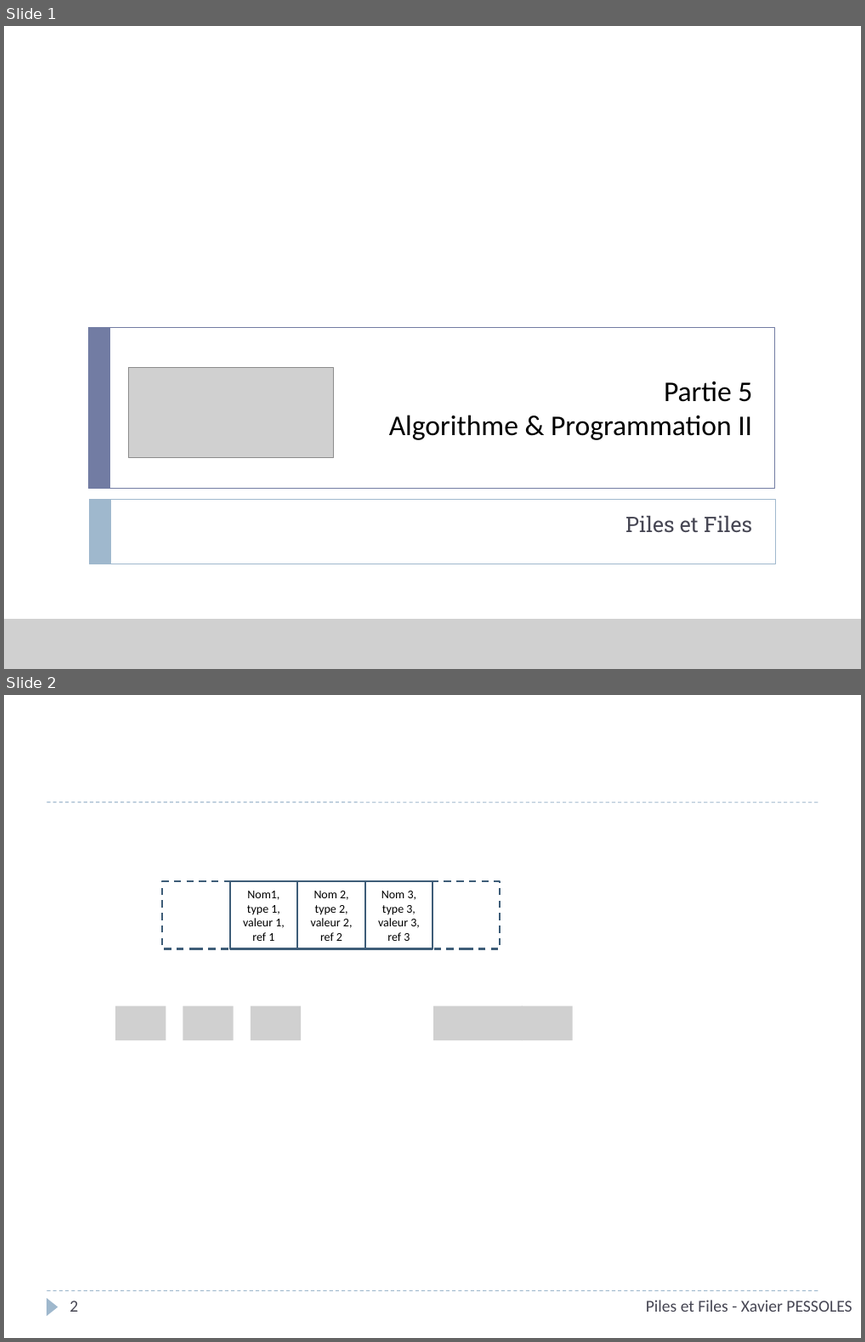
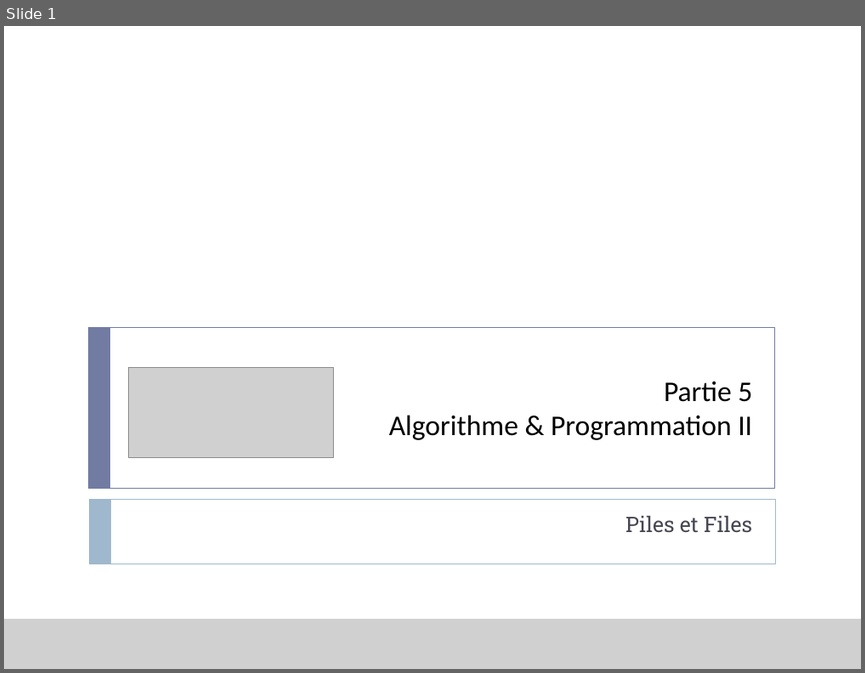
Before and after one commit to xpessoles/Informatique, a slide deck: P_05_AlgorithmiqueProgrammation/02_Piles/P_05_02_Piles_Cours_PPT.pptx. Shown one above the other, each under a label of ours: slides 1 and 2 before the commit, slide 1 after it. The pictures are 865x1342 and 865x673 pixels, drawn with LibreOffice and Linux fonts; fonts in the diff are those of the drawing; grey boxes stand for pictures; background and template pictures are left out. Boxes give left, top, right and bottom in pixels: in the first picture for what was removed or moved away, otherwise in the second. Text is boxed around its words. In the diff, an @@ line names an element or a change of style, - is before the commit and + after.

```diff
--- a/P_05_AlgorithmiqueProgrammation/02_Piles/P_05_02_Piles_Cours_PPT.pptx
+++ b/P_05_AlgorithmiqueProgrammation/02_Piles/P_05_02_Piles_Cours_PPT.pptx
@@ slide 2 removed at bbox=[4, 695, 861, 1338], background #FFFFFF @@
@@ line removed from (46, 802) to (818, 802) @@
@@ rectangle removed at bbox=[162, 882, 230, 949] @@
@@ rectangle removed at bbox=[230, 882, 298, 949] @@
-Nom1, type 1, valeur 1, ref 1
@@ rectangle removed at bbox=[298, 882, 365, 949] @@
-Nom 2, type 2, valeur 2, ref 2
@@ rectangle removed at bbox=[364, 882, 432, 949] @@
-Nom 3, type 3, valeur 3, ref 3
@@ rectangle removed at bbox=[432, 882, 500, 949] @@
@@ picture removed at bbox=[115, 1006, 166, 1040] @@
@@ picture removed at bbox=[183, 1006, 234, 1040] @@
@@ picture removed at bbox=[250, 1006, 302, 1040] @@
@@ picture removed at bbox=[433, 1006, 522, 1040] @@
@@ picture removed at bbox=[522, 1006, 573, 1040] @@
@@ line removed from (46, 1291) to (818, 1291) @@
@@ triangle removed at bbox=[46, 1298, 58, 1315] @@
@@ page number removed at bbox=[69, 1300, 78, 1311] @@
-2
@@ text removed at bbox=[646, 1299, 851, 1311] @@
-Piles et Files - Xavier PESSOLES
```
Also in this commit, not shown: 6 slides changed, 12 slides added, 1 other slide removed.
